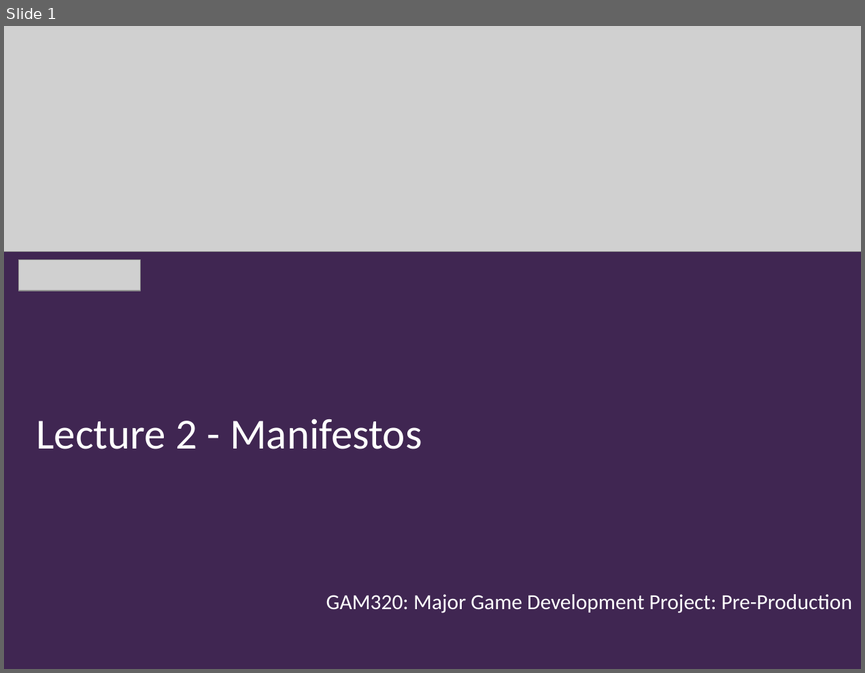
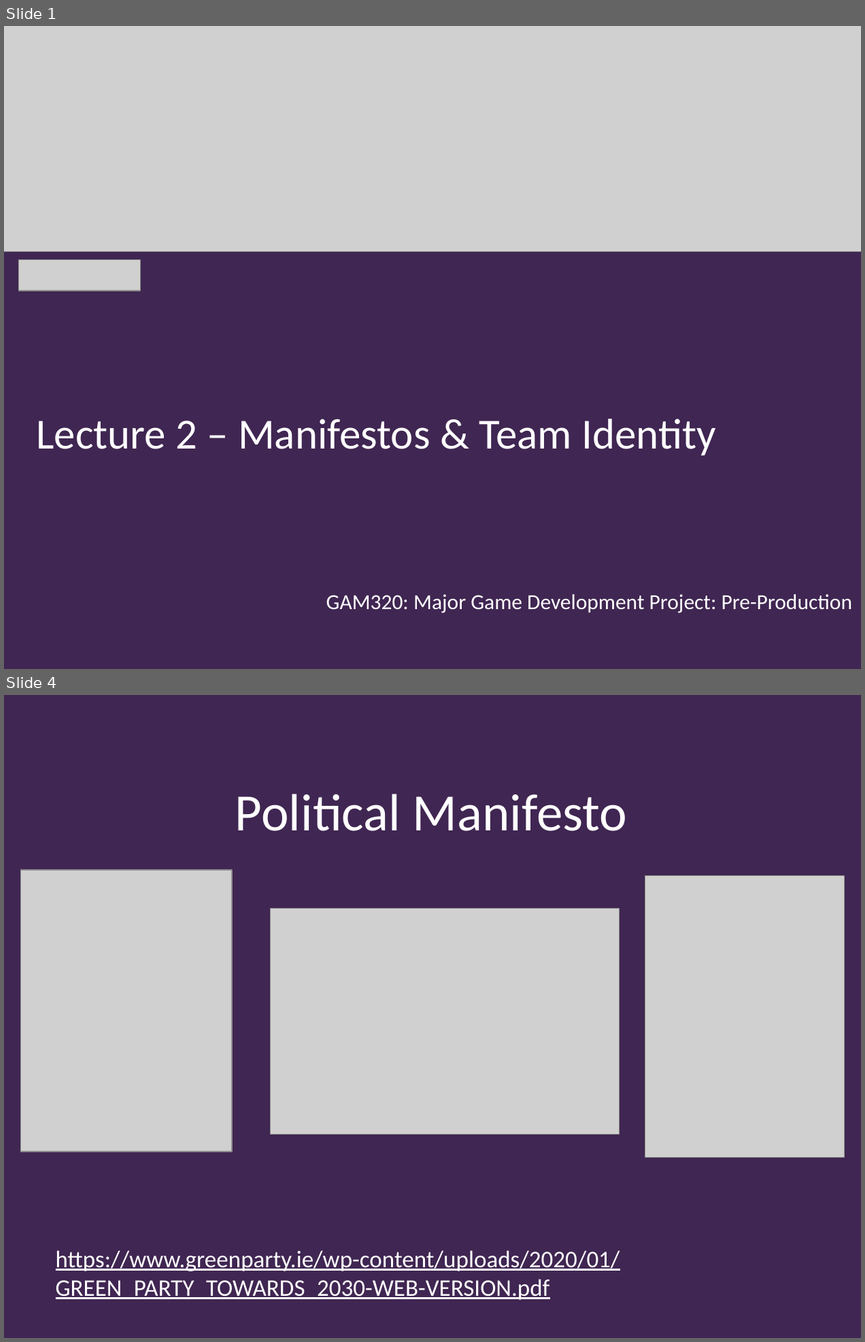
Before and after one commit to Falmouth-Games-Academy/ba-course-materials, a slide deck: GAM320/02/20-21-GAM320-02-Manifesto.pptx. Shown one above the other, each under a label of ours: slide 1 before the commit, slides 1 and 4 after it; the slides between them are not shown. The pictures are 865x673 and 865x1342 pixels, drawn with LibreOffice and Linux fonts; fonts in the diff are those of the drawing; grey boxes stand for pictures; background and template pictures are left out. Boxes give left, top, right and bottom in pixels: in the first picture for what was removed or moved away, otherwise in the second. Text is boxed around its words. In the diff, an @@ line names an element or a change of style, - is before the commit and + after.

Commit message:
Game Manifesto uploaded

```diff
--- a/GAM320/02/20-21-GAM320-02-Manifesto.pptx
+++ b/GAM320/02/20-21-GAM320-02-Manifesto.pptx
@@ slide 4 added at (x1=4, y1=695, x2=861, y2=1338), background #402652 @@
@@ title added at (x1=235, y1=794, x2=628, y2=831), 44 pt, text #FFFFFF @@
+Political Manifesto
@@ picture added at (x1=21, y1=870, x2=232, y2=1151) @@
@@ picture added at (x1=645, y1=876, x2=844, y2=1157) @@
@@ picture added at (x1=271, y1=909, x2=619, y2=1134) @@
@@ text added at (x1=56, y1=1250, x2=620, y2=1300), 20 pt, text #FFFFFF, underline @@
+https://www.greenparty.ie/wp-content/uploads/2020/01/GREEN_PARTY_TOWARDS_2030-WEB-VERSION.pdf
@@ slide 1 changed as well @@
@@ title at (x1=36, y1=418, x2=715, y2=455): text changed @@
-Lecture 2 - Manifestos
+Lecture 2 – Manifestos & Team Identity
```
Also in this commit, not shown: 2 other slides changed, 8 other slides added.
